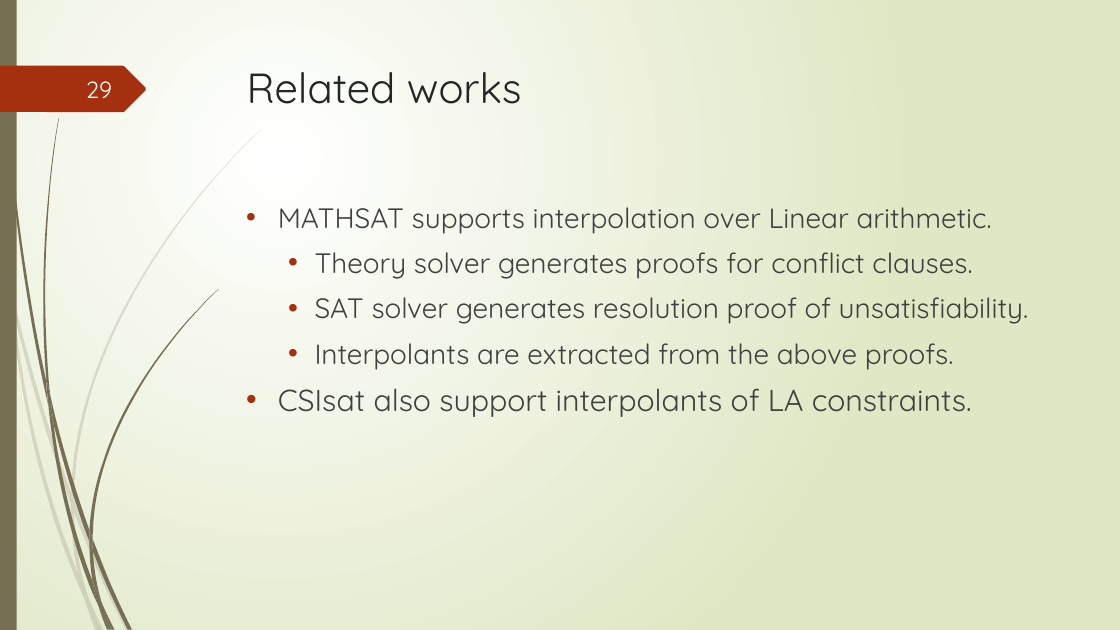
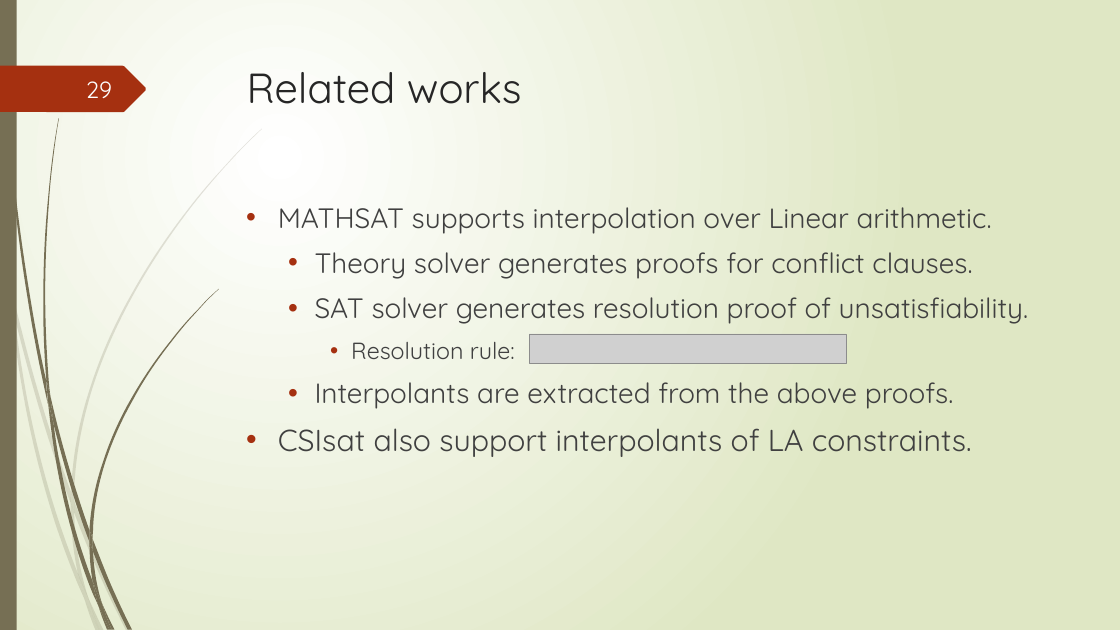
Before and after one commit to tungvx/raSAT, a slide deck: slide 29 of report/midterm.pptx. Drawn at 1120x630 pixels with LibreOffice and Linux fonts; fonts in the diff are those of the drawing; grey boxes stand for pictures. Boxes give left, top, right and bottom in pixels: in the first picture for what was removed or moved away, otherwise in the second. Text is boxed around its words. In the diff, an @@ line names an element or a change of style, - is before the commit and + after.

```diff
--- a/report/midterm.pptx
+++ b/report/midterm.pptx
@@ text at (351,342,515,359): paragraph added @@
+    • Resolution rule:
@@ picture added at (529,334,846,364) @@
```
Also in this commit, not shown: 1 other slide changed, 2 other files.
